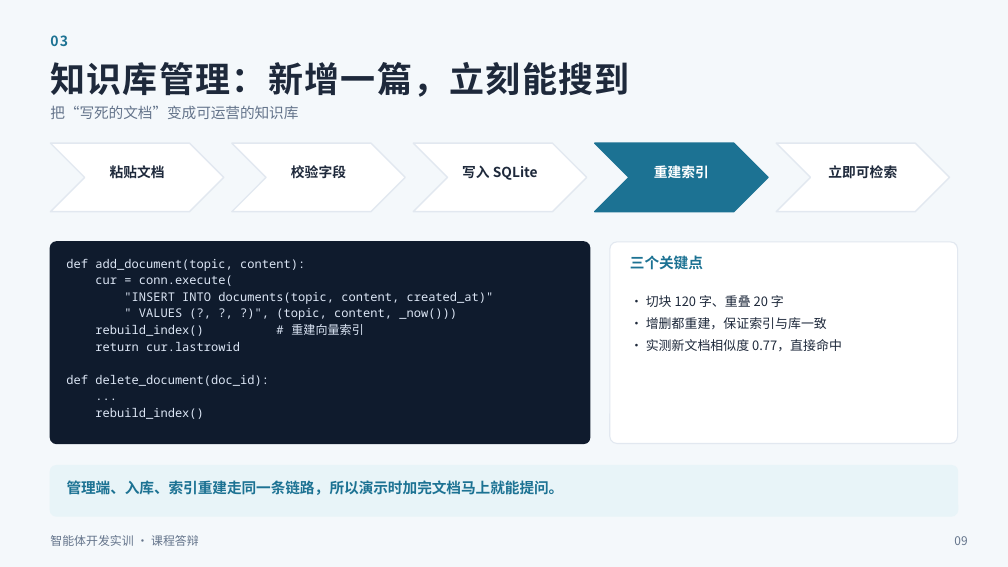
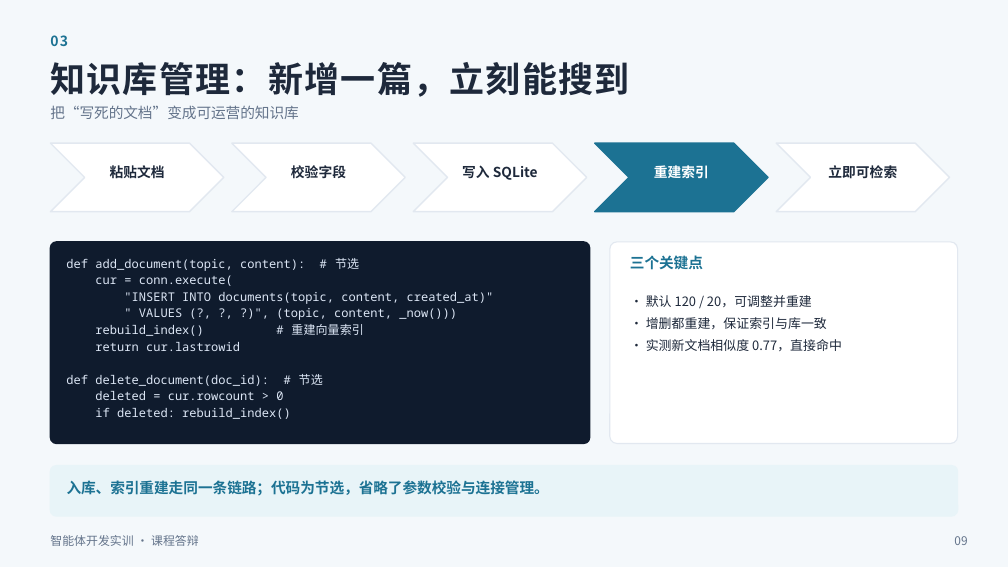
Before and after one commit to 1y1-dotcom/--langchain, a slide deck: slide 9 of 答辩PPT.pptx. Drawn at 1008x567 pixels with LibreOffice and Linux fonts; fonts in the diff are those of the drawing. Boxes give left, top, right and bottom in pixels: in the first picture for what was removed or moved away, otherwise in the second. Text is boxed around its words. In the diff, an @@ line names an element or a change of style, - is before the commit and + after.

```diff
--- a/答辩PPT.pptx
+++ b/答辩PPT.pptx
@@ text at (x1=66, y1=258, x2=359, y2=271): text changed @@
-def add_document(topic, content):
+def add_document(topic, content): # 节选
@@ text at (x1=646, y1=295, x2=812, y2=307): text changed @@
-· 切块 120 字、重叠 20 字
+· 默认 120 / 20，可调整并重建
@@ text at (x1=66, y1=374, x2=323, y2=419): text changed @@
-def delete_document(doc_id):
-...
-rebuild_index()
+def delete_document(doc_id): # 节选
+deleted = cur.rowcount > 0
+if deleted: rebuild_index()
@@ text at (x1=67, y1=480, x2=549, y2=496): text changed @@
-管理端、入库、索引重建走同一条链路，所以演示时加完文档马上就能提问。
+入库、索引重建走同一条链路；代码为节选，省略了参数校验与连接管理。
```
Also in this commit, not shown: 11 other slides changed, 12 other files.
